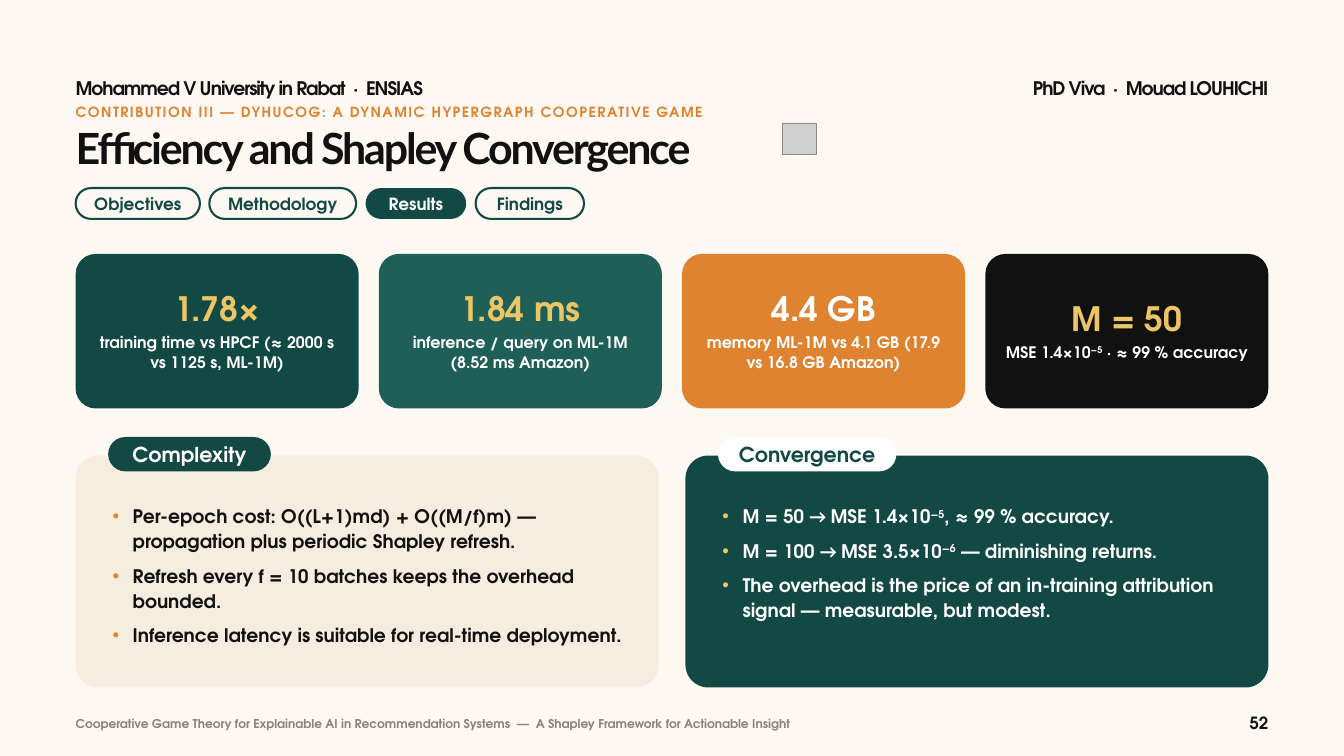
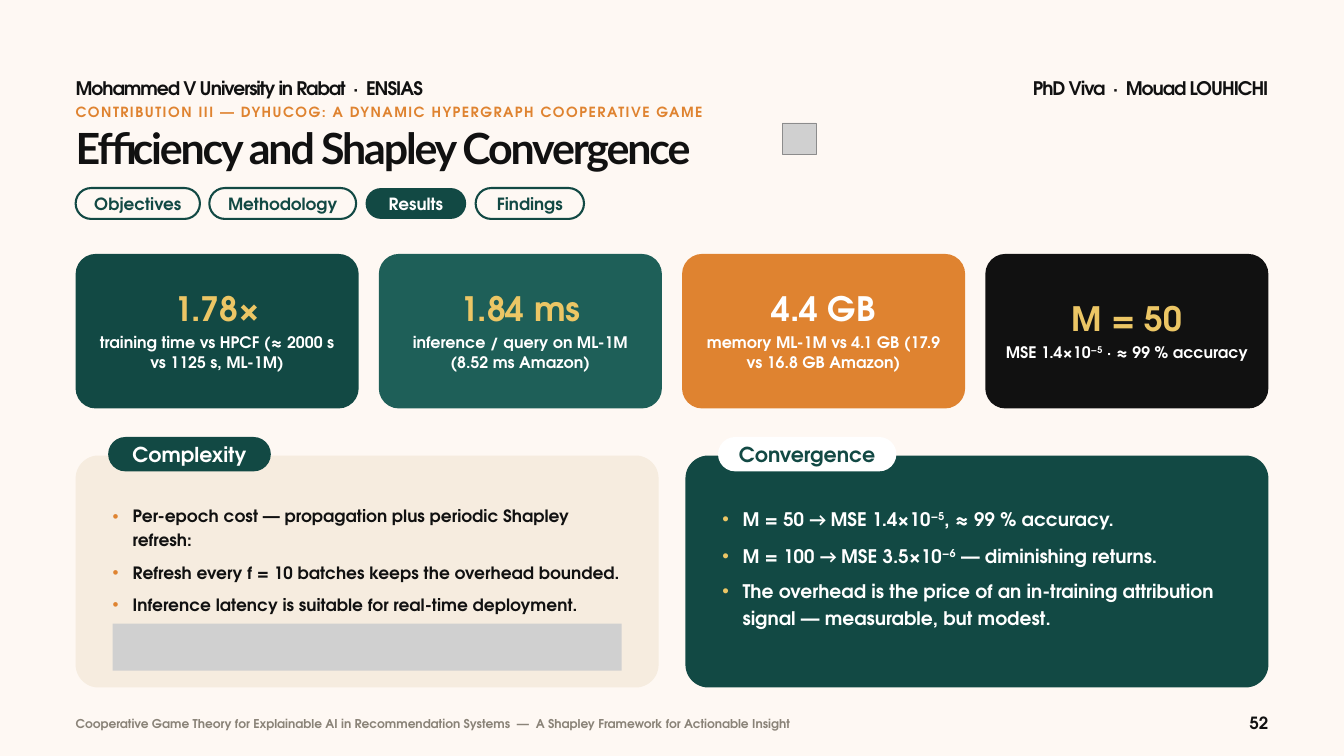
Before and after one commit to mouadlouhichi/phd-prep, a slide deck: slide 52 of try/MOUAD_LOUHICHI_VIVA_40min_BeigeGreen.pptx. Drawn at 1344x756 pixels with LibreOffice and Linux fonts; fonts in the diff are those of the drawing; grey boxes stand for pictures. Boxes give left, top, right and bottom in pixels: in the first picture for what was removed or moved away, otherwise in the second. Text is boxed around its words. In the diff, an @@ line names an element or a change of style, - is before the commit and + after.

Commit message:
VIVA deck: native editable equations (OMML + PNG fallback) and cleaner line spacing
- mathkit.py: LaTeX -> MathML -> OMML writer with mc:AlternateContent PNG fallback
- layouts.equation(): measured, auto-fitted equation boxes; 33 equations on slides 22, 33, 34, 44-48, 52, 53
- body line pitch raised to 1.40x (1.48x with sub/superscripts); real superscripts for k*, X_S, L_u
- rebuilt MOUAD_LOUHICHI_VIVA_40min_BeigeGreen.pptx (64 slides)

```diff
--- a/try/MOUAD_LOUHICHI_VIVA_40min_BeigeGreen.pptx
+++ b/try/MOUAD_LOUHICHI_VIVA_40min_BeigeGreen.pptx
@@ text at (133, 509, 569, 547): text changed; size 20 to 18.2 pt @@
-• Per-epoch cost: O((L+1)md) + O((M/f)m) — propagation plus periodic Shapley refresh.
+• Per-epoch cost — propagation plus periodic Shapley refresh:
@@ text "M = 50 → MSE ..." at (743, 512, 1214, 629): line spacing 26.8pt to 29.6pt; line spacing 26.8pt to 28pt @@
@@ text at (133, 566, 620, 614): size 20 to 18.2 pt in "Refresh every f = 10 batches keeps ...", "Inference latency is suitable for real-time deployment."; line spacing 26.8pt to 25.5pt @@
@@ picture added at (113, 624, 622, 671) @@
```
Also in this commit, not shown: 48 other slides changed, 5 other files.
